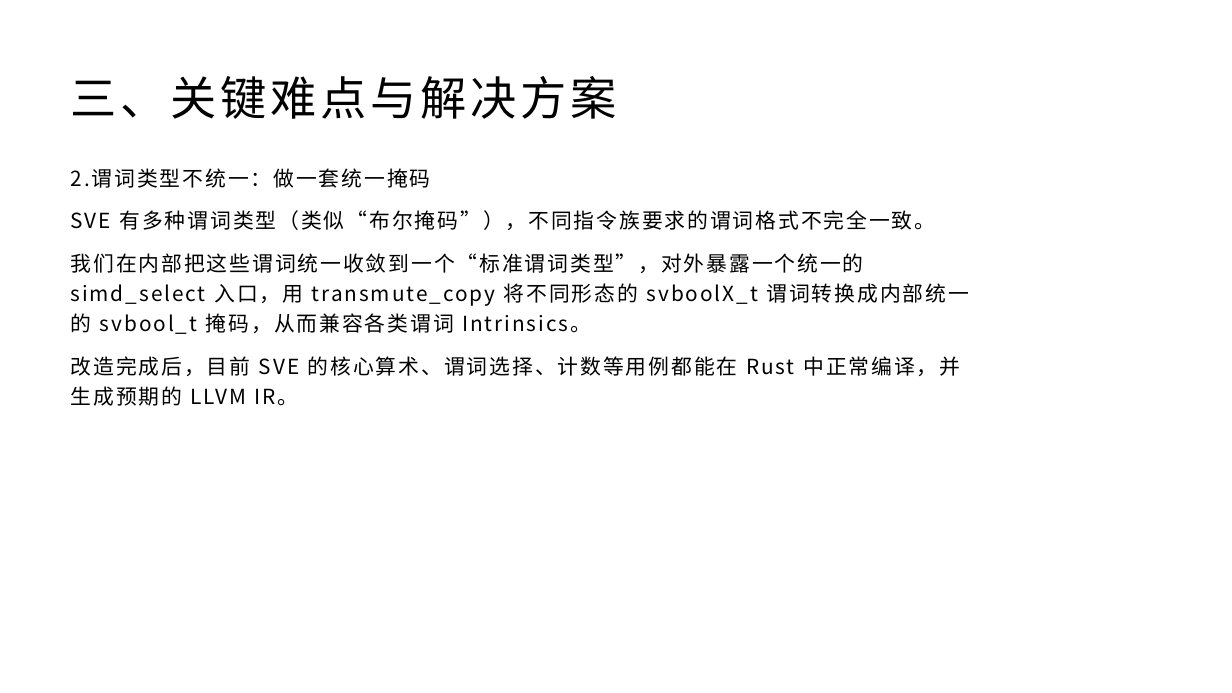
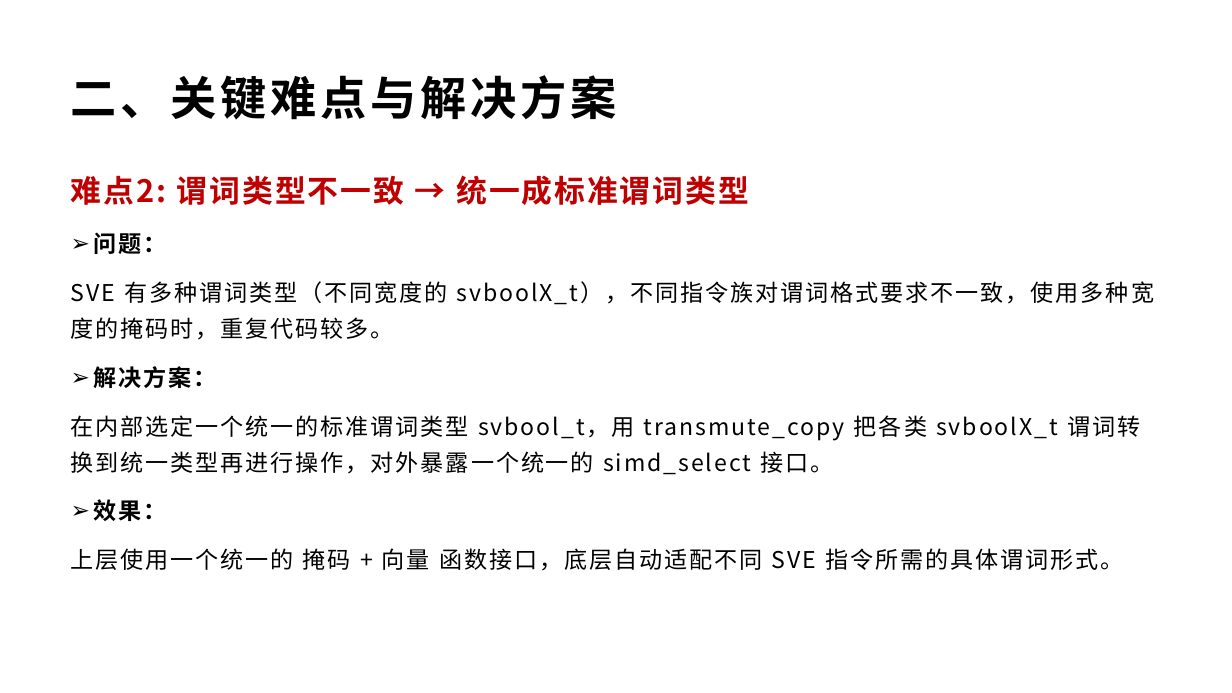
Before and after one commit to GWTINYC/rust, a slide deck: slide 8 of Rust Report.pptx. Drawn at 1232x693 pixels with LibreOffice and Linux fonts; fonts in the diff are those of the drawing. Boxes give left, top, right and bottom in pixels: in the first picture for what was removed or moved away, otherwise in the second. Text is boxed around its words. In the diff, an @@ line names an element or a change of style, - is before the commit and + after.

```diff
--- a/Rust Report.pptx
+++ b/Rust Report.pptx
@@ title at <box>71,75,617,120</box>: text changed; bold on @@
-三、关键难点与解决方案
+二、关键难点与解决方案
@@ text removed at <box>71,168,970,406</box> @@
-2.谓词类型不统一：做一套统一掩码
-SVE 有多种谓词类型（类似“布尔掩码”），不同指令族要求的谓词格式不完全一致。
-我们在内部把这些谓词统一收敛到一个“标准谓词类型”，对外暴露一个统一的 simd_select 入口，用 transmute_copy 将不同形态的 svboolX_t 谓词转换成内部统一的 svbool_t 掩码，从而兼容各类谓词 Intrinsics。
-改造完成后，目前 SVE 的核心算术、谓词选择、计数等用例都能在 Rust 中正常编译，并生成预期的 LLVM IR。
@@ text added at <box>71,175,1155,571</box>, 18 pt, text #000000 @@
+难点2: 谓词类型不一致 → 统一成标准谓词类型
+➢ 问题：
+SVE 有多种谓词类型（不同宽度的 svboolX_t），不同指令族对谓词格式要求不一致，使用多种宽度的掩码时，重复代码较多。
+➢ 解决方案：
+在内部选定一个统一的标准谓词类型 svbool_t，用 transmute_copy 把各类 svboolX_t 谓词转换到统一类型再进行操作，对外暴露一个统一的 simd_select 接口。
+➢ 效果：
+上层使用一个统一的 掩码 + 向量 函数接口，底层自动适配不同 SVE 指令所需的具体谓词形式。
```
Also in this commit, not shown: 7 other slides changed, 3 slides added, 2 slides removed.
